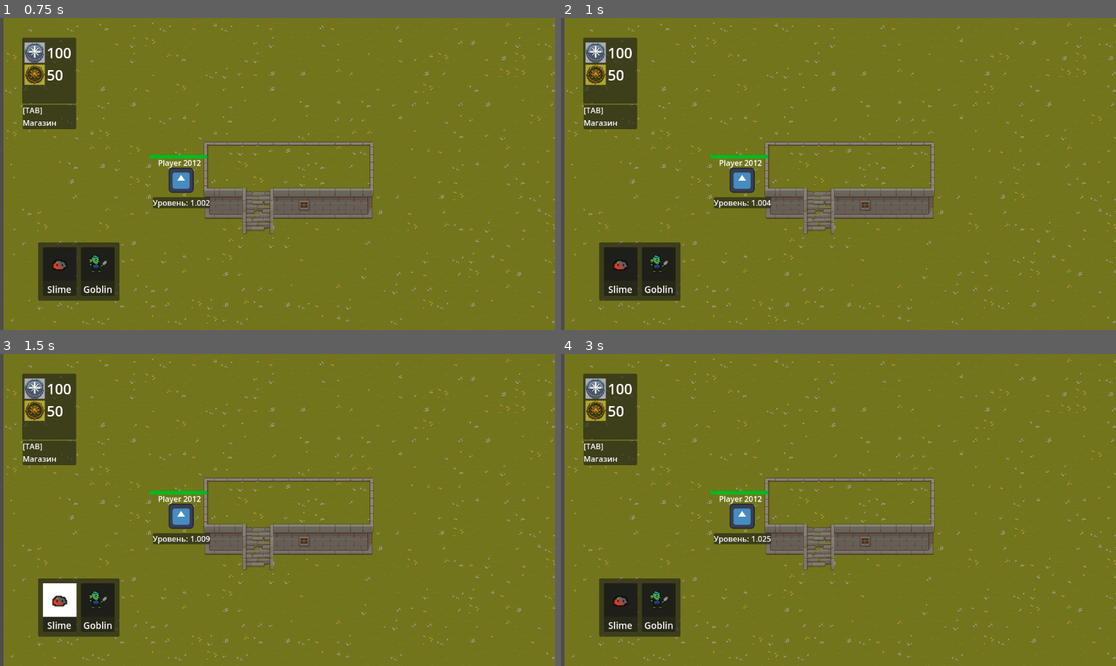
Above: before the commit, frames 1-4 (two rows, left to right).
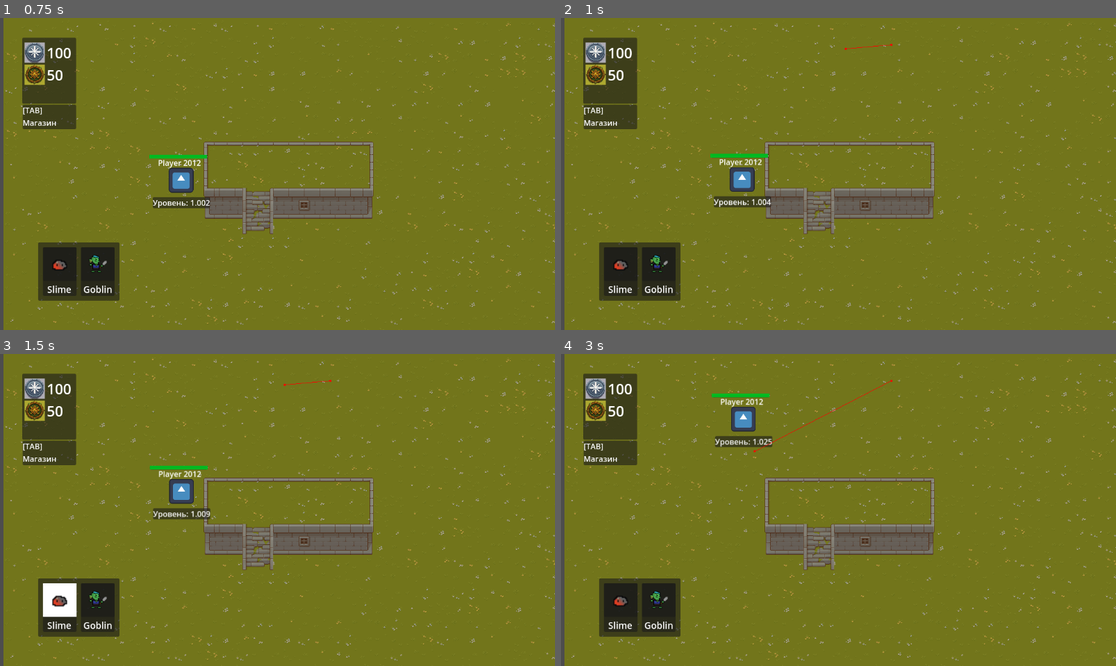
Above: after the commit, the same moments.

Repository: lunaro-4/WerewolfDestroyers
Game: Godot game, scene res://Scenes/main_scene.tscn
Two runs of this game, one before a commit and one after it. Both use one fixed random seed, a clock stepped at 60 frames per second and the inputs below. This scene is started directly instead of the project's main scene. The engine's default icon, where the game draws it, is replaced by a stand-in: a white triangle on a blue panel in a dark square.
Inputs (mouse positions are in pixels of both pictures, inside the frame that each line leads up to):
- Up to frame 1 (0.75 s): click "..." at 0.5 s
- Up to frame 2 (1 s): no input
- Up to frame 3 (1.5 s): click (61, 600) at 1.25 s
- Up to frame 4 (3 s): click (660, 600) at 2 s; tap Enter (Suget) at 2.75 s; move the mouse to (960, 494) at 2.77 s; hold Right (right) from 2.78 s (still down); click (960, 494) at 2.85 s

Frame 1 is identical in both runs. In frame 2, 0.5% of the frame differs, in the area x 26-60%, y 8-62%; in frame 3, 1.7%; in frame 4, 2.0%.

Commit message:
Герой едет

Diff:
--- a/Scenes/main_scene.tscn
+++ b/Scenes/main_scene.tscn
@@ -54,7 +54,7 @@
 target_location = NodePath("../HeroTravelPoint")
 
 [node name="HeroTravelPoint" type="Marker2D" parent="."]
-position = Vector2(344, 254)
+position = Vector2(591, 64)
 
 [node name="MoveHeroTimer" type="Timer" parent="."]
 wait_time = 2.0
--- a/Scripts/player_character.gd
+++ b/Scripts/player_character.gd
@@ -9,10 +9,17 @@
 
 @onready var not_second_level : bool = true
 
+@onready var pathfinder = $PathfindingLogic as PathfinderLogic
+
+
+@onready var direction = pathfinder.target_path_vector
+
 
 @export var target_location : Node2D
 
 const DIFFICULTY_RAMP := 0.01
+
+const SPEED = 100
 
 signal player_got_hit(value)
 
@@ -21,12 +28,35 @@
 func _ready():
 	attack_component.attack()
 	$RegenerationComponent.regen_start()
+	if target_location:
+		pathfinder.target = target_location
+		pathfinder.pathfinding_init()
+
 
 	pass
 
 
 func _on_death():
 	queue_free()
+
+func _physics_process(_delta):
+	#print(is_static)
+	#if is_static == true:
+		#animate_sprite(false)
+	#elif is_static == false:
+		#animate_sprite(true)
+		#direction = pathfinder.target_path_vector
+		#if direction.x< 0:
+			#main_sprite.flip_h = true
+			#attack_sprite.flip_h = true
+		#else:
+			#main_sprite.flip_h = false
+			#attack_sprite.flip_h = false
+		direction = pathfinder.target_path_vector
+		velocity = -direction * SPEED
+
+
+		move_and_slide()
 
 
 
